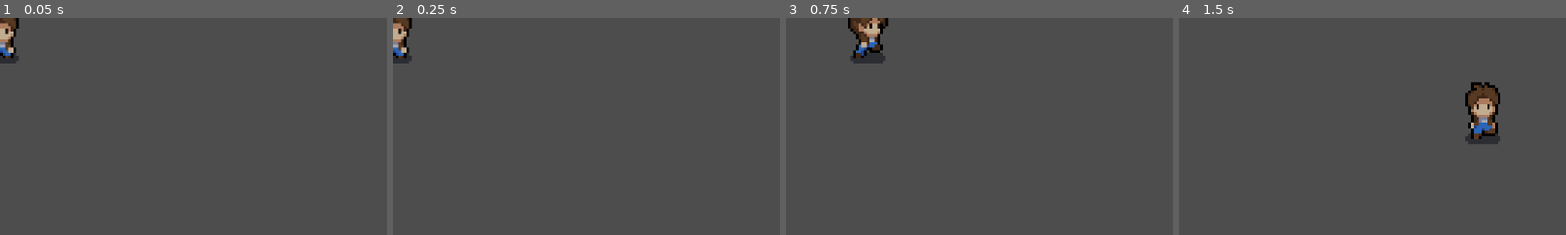
Above: before the commit, frames 1-4 (left to right).
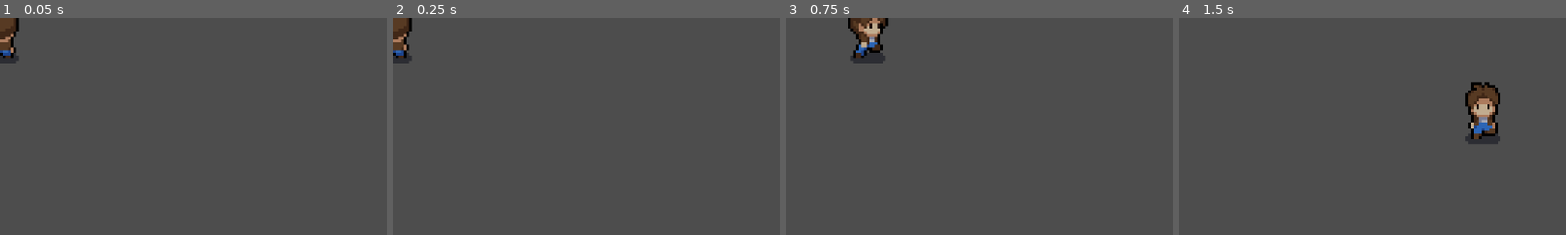
Above: after the commit, the same moments.

Repository: Ajitesh-07/njack-gamejam
Game: Godot game, scene res://scenes/player.tscn
The game is run twice, just before and just after one commit, with the same random seed, the same clock (stepped at 60 frames per second) and the same inputs.
Inputs:
- Up to frame 1 (0.05 s): no input
- Up to frame 2 (0.25 s): no input
- Up to frame 3 (0.75 s): tap Enter at 0.5 s; hold Right (ui_right) from 0.53 s (still down)
- Up to frame 4 (1.5 s): release Right (ui_right) at 1.28 s; hold Down (ui_down) from 1.28 s (still down)
The pictures show only the part of the screen within x 0-50%, y 0-50%; the shares and areas given below are measured in that part.

The runs differ from the first frame. In frame 1, 0.3% of the frame differs, in the area x 0-6%, y 2-18%; in frame 2, 0.4%; in frame 3, nothing differs; in frame 4, nothing differs.

Commit message:
added enemy

Diff:
--- /dev/null
+++ b/scenes/enemy.tscn
@@ -0,0 +1,234 @@
+[gd_scene load_steps=30 format=3 uid="uid://cptx3tck2slv"]
+
+[ext_resource type="Texture2D" uid="uid://3d3pg7dsba64" path="res://sprites/characters/slime.png" id="1_7p1mj"]
+
+[sub_resource type="AtlasTexture" id="AtlasTexture_md0e3"]
+atlas = ExtResource("1_7p1mj")
+region = Rect2(0, 0, 32, 32)
+
+[sub_resource type="AtlasTexture" id="AtlasTexture_4ra3w"]
+atlas = ExtResource("1_7p1mj")
+region = Rect2(32, 0, 32, 32)
+
+[sub_resource type="AtlasTexture" id="AtlasTexture_5uy6h"]
+atlas = ExtResource("1_7p1mj")
+region = Rect2(64, 0, 32, 32)
+
+[sub_resource type="AtlasTexture" id="AtlasTexture_c4w8v"]
+atlas = ExtResource("1_7p1mj")
+region = Rect2(96, 0, 32, 32)
+
+[sub_resource type="AtlasTexture" id="AtlasTexture_xwavj"]
+atlas = ExtResource("1_7p1mj")
+region = Rect2(0, 32, 32, 32)
+
+[sub_resource type="AtlasTexture" id="AtlasTexture_nenq2"]
+atlas = ExtResource("1_7p1mj")
+region = Rect2(32, 32, 32, 32)
+
+[sub_resource type="AtlasTexture" id="AtlasTexture_md484"]
+atlas = ExtResource("1_7p1mj")
+region = Rect2(64, 32, 32, 32)
+
+[sub_resource type="AtlasTexture" id="AtlasTexture_ipns3"]
+atlas = ExtResource("1_7p1mj")
+region = Rect2(96, 32, 32, 32)
+
+[sub_resource type="AtlasTexture" id="AtlasTexture_8qclf"]
+atlas = ExtResource("1_7p1mj")
+region = Rect2(0, 128, 32, 32)
+
+[sub_resource type="AtlasTexture" id="AtlasTexture_w8i8w"]
+atlas = ExtResource("1_7p1mj")
+region = Rect2(32, 128, 32, 32)
+
+[sub_resource type="AtlasTexture" id="AtlasTexture_otmr2"]
+atlas = ExtResource("1_7p1mj")
+region = Rect2(64, 128, 32, 32)
+
+[sub_resource type="AtlasTexture" id="AtlasTexture_wtq4b"]
+atlas = ExtResource("1_7p1mj")
+region = Rect2(96, 128, 32, 32)
+
+[sub_resource type="AtlasTexture" id="AtlasTexture_j0cyh"]
+atlas = ExtResource("1_7p1mj")
+region = Rect2(128, 128, 32, 32)
+
+[sub_resource type="AtlasTexture" id="AtlasTexture_g0wcc"]
+atlas = ExtResource("1_7p1mj")
+region = Rect2(160, 128, 32, 32)
+
+[sub_resource type="AtlasTexture" id="AtlasTexture_s1ycm"]
+atlas = ExtResource("1_7p1mj")
+region = Rect2(0, 160, 32, 32)
+
+[sub_resource type="AtlasTexture" id="AtlasTexture_shcg2"]
+atlas = ExtResource("1_7p1mj")
+region = Rect2(32, 160, 32, 32)
+
+[sub_resource type="AtlasTexture" id="AtlasTexture_ile5s"]
+atlas = ExtResource("1_7p1mj")
+region = Rect2(64, 160, 32, 32)
+
+[sub_resource type="AtlasTexture" id="AtlasTexture_1x4g4"]
+atlas = ExtResource("1_7p1mj")
+region = Rect2(96, 160, 32, 32)
+
+[sub_resource type="AtlasTexture" id="AtlasTexture_2pwtc"]
+atlas = ExtResource("1_7p1mj")
+region = Rect2(128, 160, 32, 32)
+
+[sub_resource type="AtlasTexture" id="AtlasTexture_rogs8"]
+atlas = ExtResource("1_7p1mj")
+region = Rect2(160, 160, 32, 32)
+
+[sub_resource type="AtlasTexture" id="AtlasTexture_wrm80"]
+atlas = ExtResource("1_7p1mj")
+region = Rect2(0, 96, 32, 32)
+
+[sub_resource type="AtlasTexture" id="AtlasTexture_6awcb"]
+atlas = ExtResource("1_7p1mj")
+region = Rect2(32, 96, 32, 32)
+
+[sub_resource type="AtlasTexture" id="AtlasTexture_wjec0"]
+atlas = ExtResource("1_7p1mj")
+region = Rect2(64, 96, 32, 32)
+
+[sub_resource type="AtlasTexture" id="AtlasTexture_i4rgx"]
+atlas = ExtResource("1_7p1mj")
+region = Rect2(96, 96, 32, 32)
+
+[sub_resource type="AtlasTexture" id="AtlasTexture_2mchx"]
+atlas = ExtResource("1_7p1mj")
+region = Rect2(128, 96, 32, 32)
+
+[sub_resource type="AtlasTexture" id="AtlasTexture_t3vcr"]
+atlas = ExtResource("1_7p1mj")
+region = Rect2(160, 96, 32, 32)
+
+[sub_resource type="SpriteFrames" id="SpriteFrames_qaulx"]
+animations = [{
+"frames": [{
+"duration": 1.0,
+"texture": SubResource("AtlasTexture_md0e3")
+}, {
+"duration": 1.0,
+"texture": SubResource("AtlasTexture_4ra3w")
+}, {
+"duration": 1.0,
+"texture": SubResource("AtlasTexture_5uy6h")
+}, {
+"duration": 1.0,
+"texture": SubResource("AtlasTexture_c4w8v")
+}],
+"loop": true,
+"name": &"front_idle",
+"speed": 5.0
+}, {
+"frames": [{
+"duration": 1.0,
+"texture": SubResource("AtlasTexture_xwavj")
+}, {
+"duration": 1.0,
+"texture": SubResource("AtlasTexture_nenq2")
+}, {
+"duration": 1.0,
+"texture": SubResource("AtlasTexture_md484")
+}, {
+"duration": 1.0,
+"texture": SubResource("AtlasTexture_ipns3")
+}],
+"loop": true,
+"name": &"side_idle",
+"speed": 5.0
+}, {
+"frames": [{
+"duration": 1.0,
+"texture": SubResource("AtlasTexture_8qclf")
+}, {
+"duration": 1.0,
+"texture": SubResource("AtlasTexture_w8i8w")
+}, {
+"duration": 1.0,
+"texture": SubResource("AtlasTexture_otmr2")
+}, {
+"duration": 1.0,
+"texture": SubResource("AtlasTexture_wtq4b")
+}, {
+"duration": 1.0,
+"texture": SubResource("AtlasTexture_j0cyh")
+}, {
+"duration": 1.0,
+"texture": SubResource("AtlasTexture_g0wcc")
+}],
+"loop": true,
+"name": &"side_walk",
+"speed": 5.0
+}, {
+"frames": [{
+"duration": 1.0,
+"texture": SubResource("AtlasTexture_s1ycm")
+}, {
+"duration": 1.0,
+"texture": SubResource("AtlasTexture_shcg2")
+}, {
+"duration": 1.0,
+"texture": SubResource("AtlasTexture_ile5s")
+}, {
+"duration": 1.0,
+"texture": SubResource("AtlasTexture_1x4g4")
+}, {
+"duration": 1.0,
+"texture": SubResource("AtlasTexture_2pwtc")
+}, {
+"duration": 1.0,
+"texture": SubResource("AtlasTexture_rogs8")
+}],
+"loop": true,
+"name": &"walk_back",
+"speed": 5.0
+}, {
+"frames": [{
+"duration": 1.0,
+"texture": SubResource("AtlasTexture_wrm80")
+}, {
+"duration": 1.0,
+"texture": SubResource("AtlasTexture_6awcb")
+}, {
+"duration": 1.0,
+"texture": SubResource("AtlasTexture_wjec0")
+}, {
+"duration": 1.0,
+"texture": SubResource("AtlasTexture_i4rgx")
+}, {
+"duration": 1.0,
+"texture": SubResource("AtlasTexture_2mchx")
+}, {
+"duration": 1.0,
+"texture": SubResource("AtlasTexture_t3vcr")
+}],
+"loop": true,
+"name": &"walk_front",
+"speed": 5.0
+}]
+
+[sub_resource type="CircleShape2D" id="CircleShape2D_1f82d"]
+radius = 900.0
+
+[node name="enemy" type="Node2D"]
+
+[node name="enemyanimation" type="AnimatedSprite2D" parent="."]
+position = Vector2(3.0000002, -20)
+scale = Vector2(11.34375, 11.0625)
+sprite_frames = SubResource("SpriteFrames_qaulx")
+animation = &"front_idle"
+
+[node name="Area2D" type="Area2D" parent="."]
+collision_layer = 2
+collision_mask = 2
+
+[node name="CollisionShape2D" type="CollisionShape2D" parent="Area2D"]
+position = Vector2(2, 0)
+shape = SubResource("CircleShape2D_1f82d")
+
+[node name="CollisionShape2D" type="CollisionShape2D" parent="."]
--- a/scenes/player.tscn
+++ b/scenes/player.tscn
@@ -334,12 +334,15 @@
 radius = 7.071068
 
 [node name="Player" type="CharacterBody2D"]
+collision_layer = 3
 script = ExtResource("1_qm0ti")
 
 [node name="AnimatedSprite2D" type="AnimatedSprite2D" parent="."]
 position = Vector2(0, -2)
 sprite_frames = SubResource("SpriteFrames_smehm")
-animation = &"front_idle"
+animation = &"back_walk"
+frame = 1
+frame_progress = 0.75498104
 
 [node name="CollisionShape2D" type="CollisionShape2D" parent="."]
 position = Vector2(0, 8)
